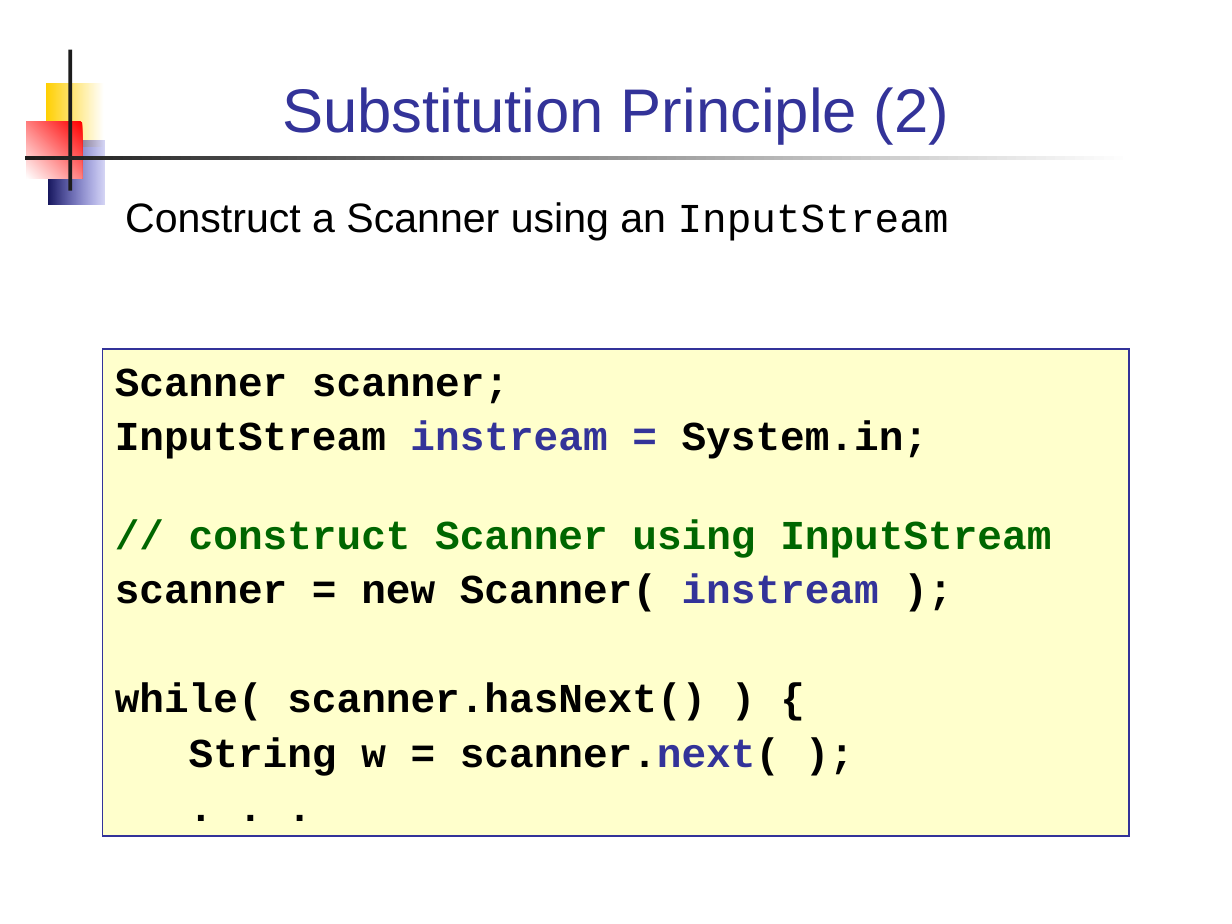
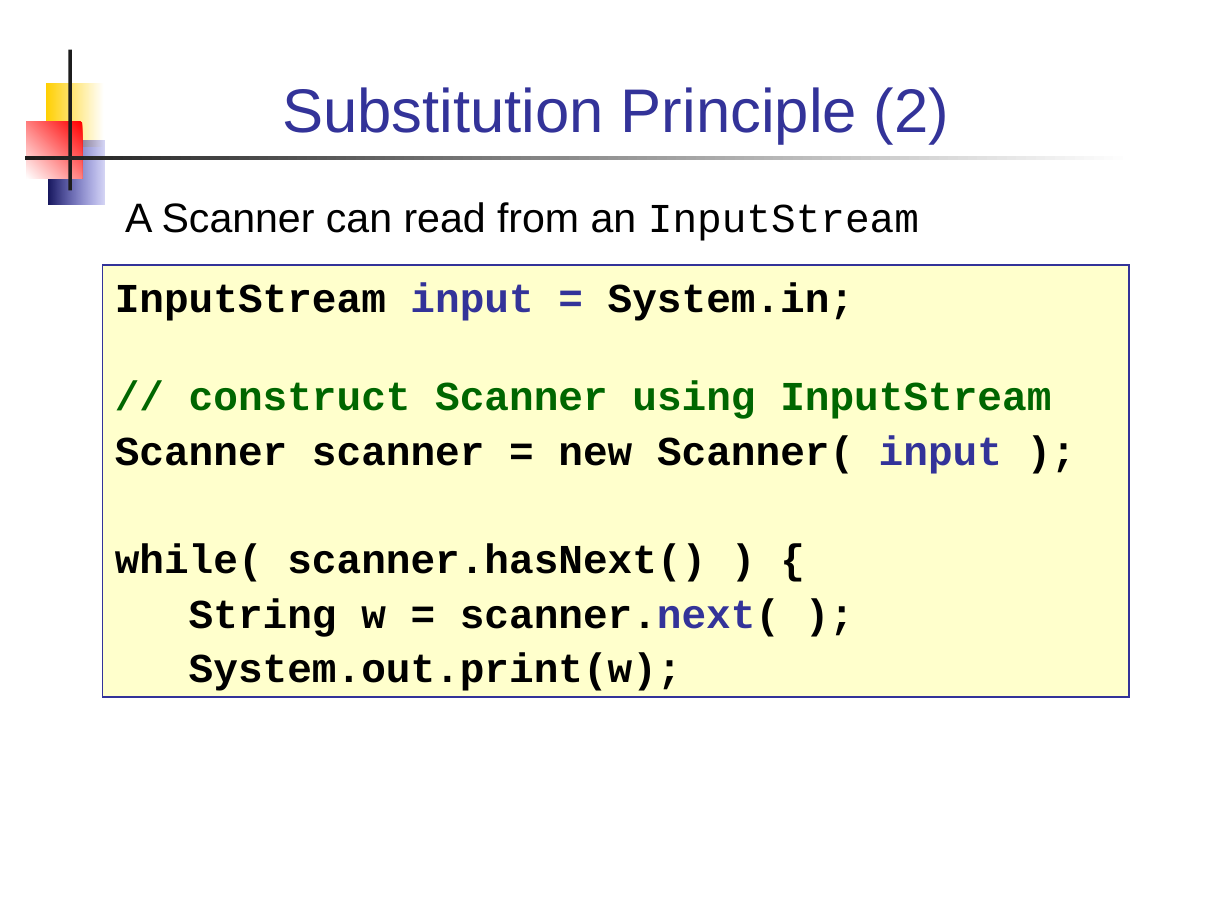
Before and after one commit to skeoop/skeoop.github.io, a slide deck: slide 7 of week4/Inheritance-2-Design.ppt. Drawn at 1232x924 pixels with LibreOffice and Linux fonts; fonts in the diff are those of the drawing. Boxes give left, top, right and bottom in pixels: in the first picture for what was removed or moved away, otherwise in the second. Text is boxed around its words. In the diff, an @@ line names an element or a change of style, - is before the commit and + after.

```diff
--- a/week4/Inheritance-2-Design.ppt
+++ b/week4/Inheritance-2-Design.ppt
@@ text at (x1=125, y1=202, x2=919, y2=241): text changed @@
-Construct a Scanner using an InputStream
+A Scanner can read from an InputStream
@@ rectangle "InputStream input = System.in;" resized from (x1=102, y1=349, x2=1129, y2=835) to (x1=102, y1=265, x2=1129, y2=697) @@
@@ text in rectangle at (x1=115, y1=282, x2=854, y2=321): text changed @@
-Scanner scanner;
-InputStream instream = System.in;
+InputStream input = System.in;
@@ text in rectangle at (x1=115, y1=435, x2=1002, y2=474): text changed @@
-scanner = new Scanner( instream );
+Scanner scanner = new Scanner( input );
@@ text in rectangle at (x1=189, y1=653, x2=682, y2=691): text changed @@
-. . .
+System.out.print(w);
```
Also in this commit, not shown: 12 other slides changed, 2 slides added, 2 slides removed, 3 other files.
